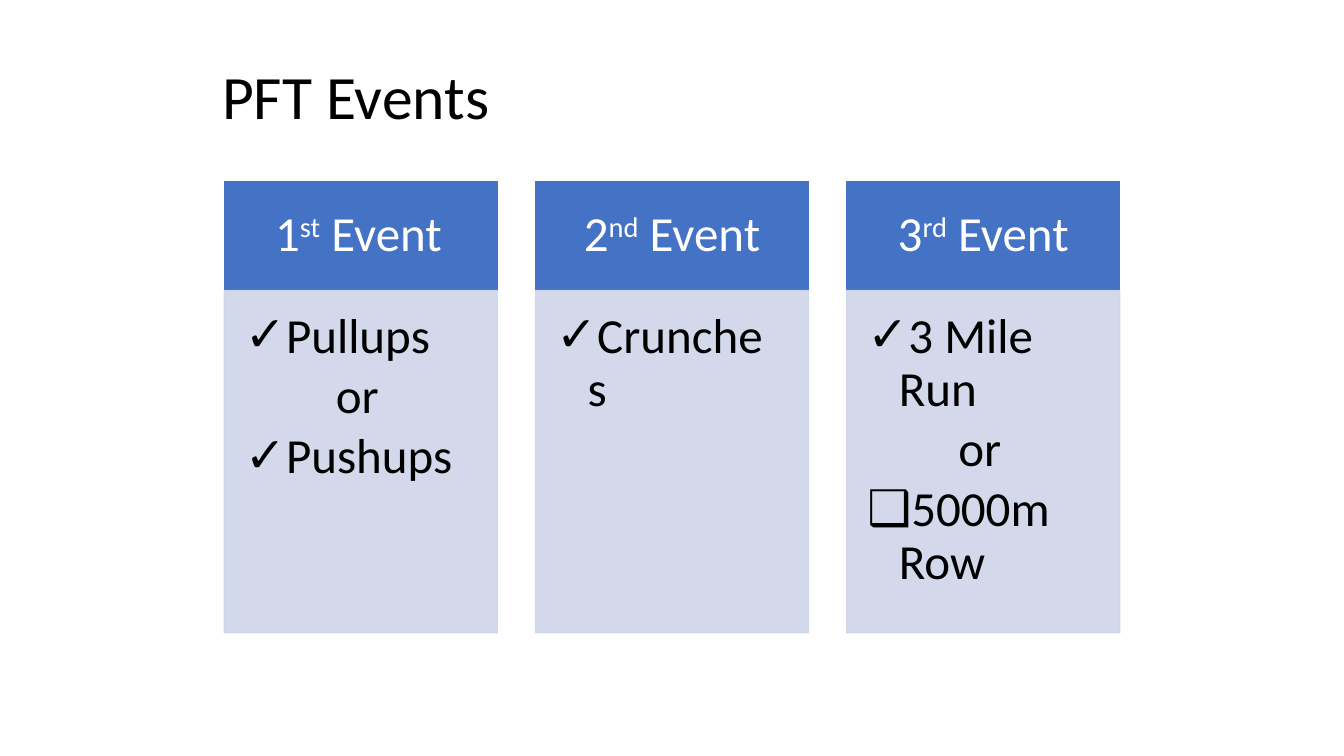
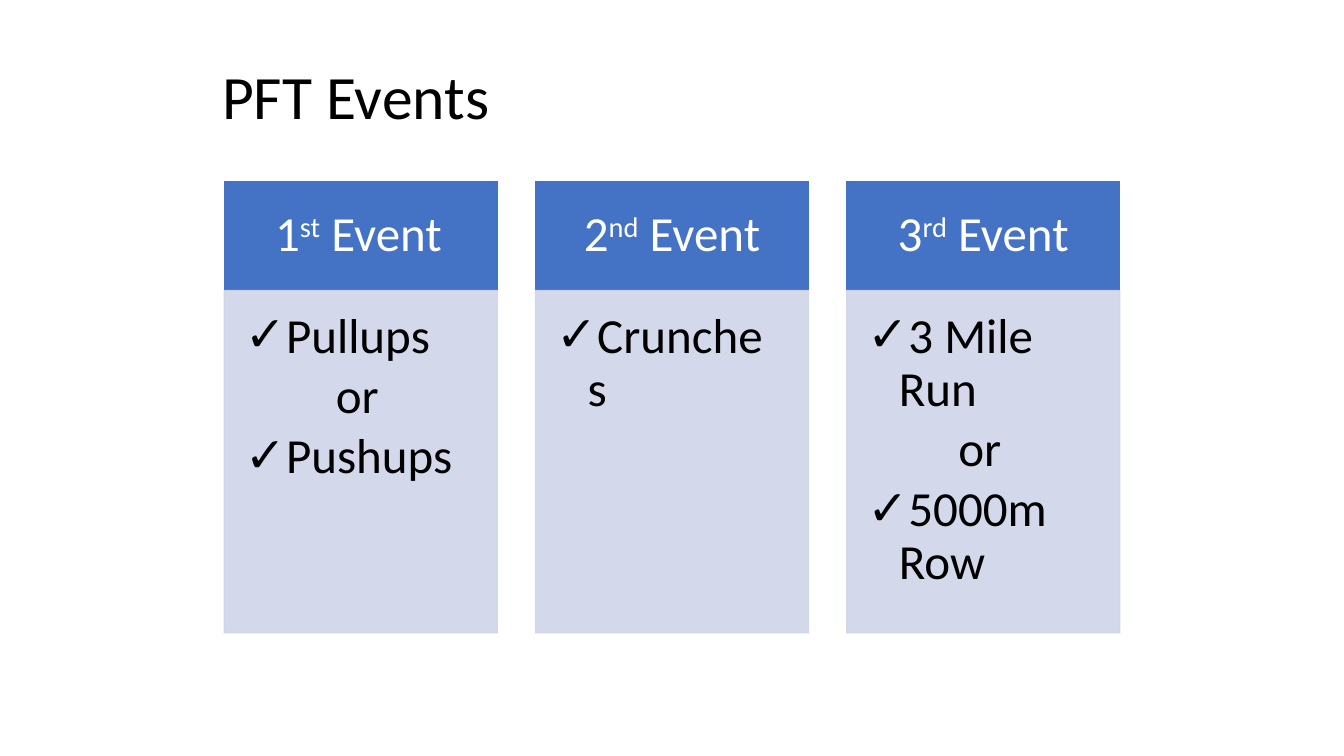
Before and after one commit to brogers1812/2021-USMC-Calculator, a slide deck: slide 2 of information/pft_powerpoint.pptx. Drawn at 1344x756 pixels with LibreOffice and Linux fonts; fonts in the diff are those of the drawing. Boxes give left, top, right and bottom in pixels: in the first picture for what was removed or moved away, otherwise in the second. Text is boxed around its words. In the diff, an @@ line names an element or a change of style, - is before the commit and + after.

Commit message:
daily update

```diff
--- a/information/pft_powerpoint.pptx
+++ b/information/pft_powerpoint.pptx
@@ text at <box>899,494,1046,580</box>: bullet ❑ to ✓ @@
```
